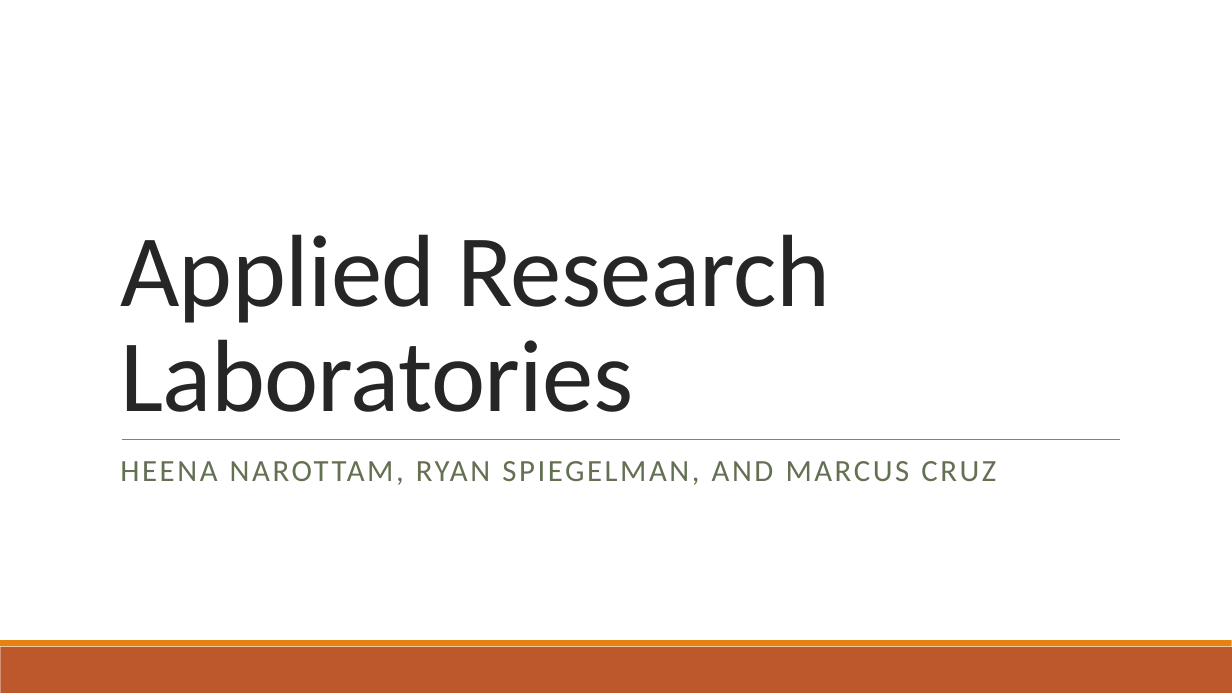
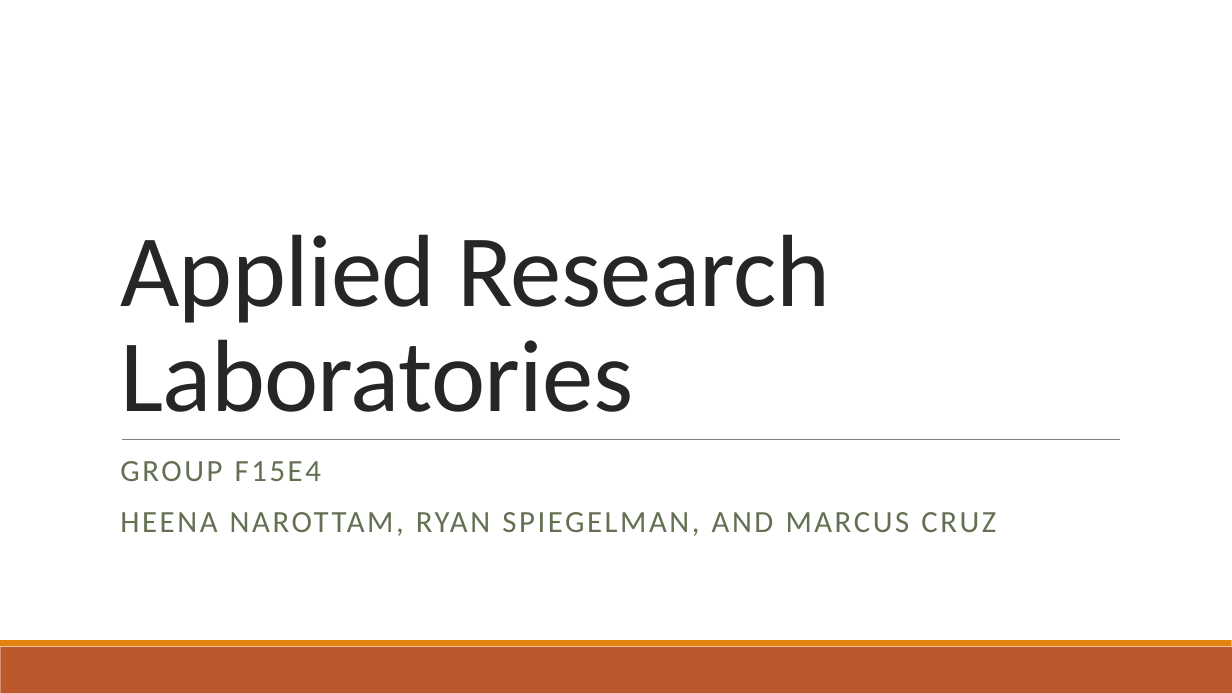
Before and after one commit to marktheperson/F15E4-ufos-are-real, a slide deck: slide 1 of Presentation.pptx. Drawn at 1232x693 pixels with LibreOffice and Linux fonts; fonts in the diff are those of the drawing. Boxes give left, top, right and bottom in pixels: in the first picture for what was removed or moved away, otherwise in the second. Text is boxed around its words. In the diff, an @@ line names an element or a change of style, - is before the commit and + after.

```diff
--- a/Presentation.pptx
+++ b/Presentation.pptx
@@ subtitle at bbox=[120, 461, 321, 481]: paragraph added @@
+GROUP F15E4
```
Also in this commit, not shown: 2 other slides changed.
